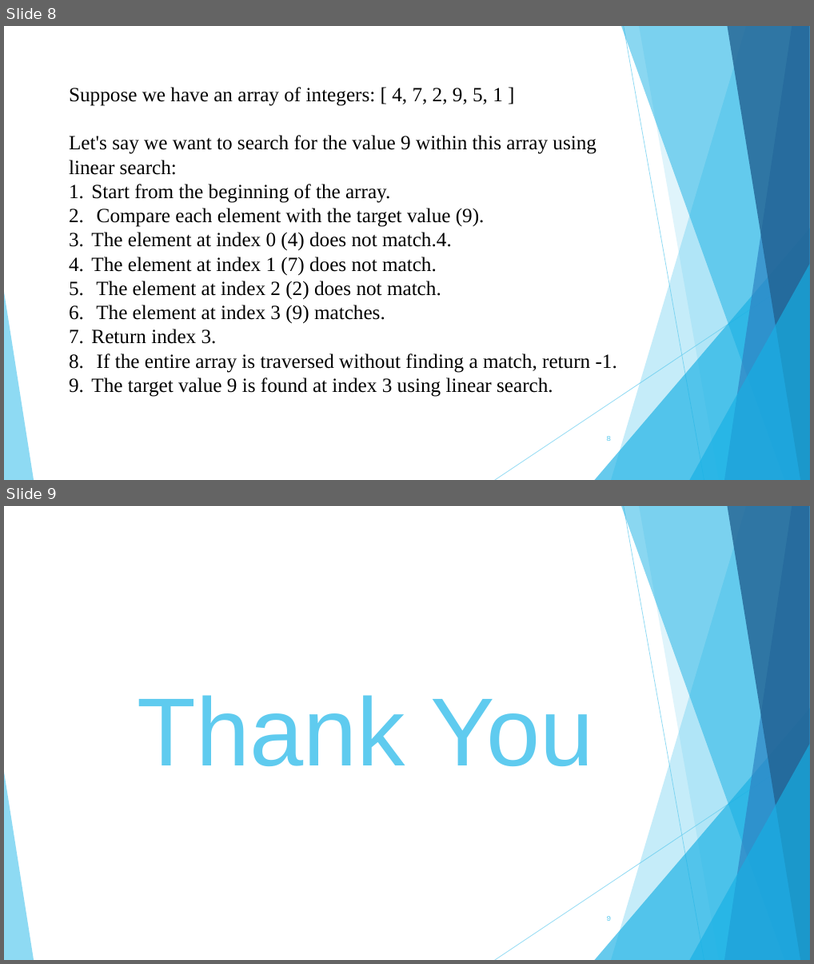
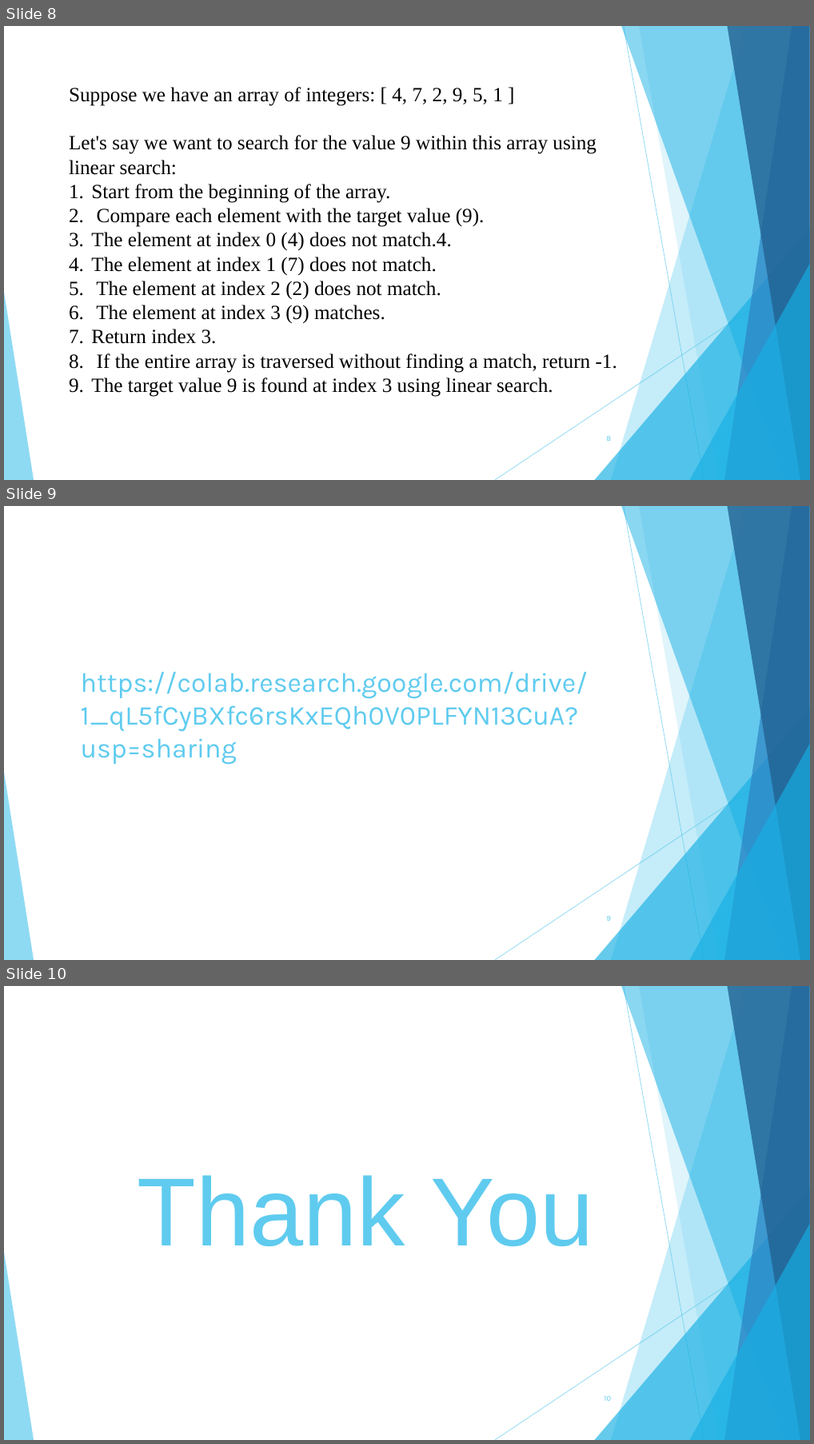
Before and after one commit to wajahatakbar/5Th-Semester-DAA-, a slide deck: DAA 10.pptx. Shown one above the other, each under a label of ours: slides 8 and 9 before the commit, slides 8, 9 and 10 after it. The pictures are 814x964 and 814x1444 pixels, drawn with LibreOffice and Linux fonts; fonts in the diff are those of the drawing. Boxes give left, top, right and bottom in pixels: in the first picture for what was removed or moved away, otherwise in the second. Text is boxed around its words. In the diff, an @@ line names an element or a change of style, - is before the commit and + after.

```diff
--- a/DAA 10.pptx
+++ b/DAA 10.pptx
@@ slide 9 added at [4,506,810,960], background #FFFFFF; not listed: 10 template elements that a slide beside it also shows @@
@@ title added at [81,672,589,764], 32.4 pt, text #5FCBEF @@
+https://colab.research.google.com/drive/1_qL5fCyBXfc6rsKxEQh0V0PLFYN13CuA?usp=sharing
@@ page number added at [607,916,611,920], 9 pt, text #5FCBEF @@
+9
@@ what was slide 9 is now slide 10 @@
@@ page number at [604,1396,611,1400]: text changed @@
-9
+10
```
Also in this commit, not shown: 1 other file.
